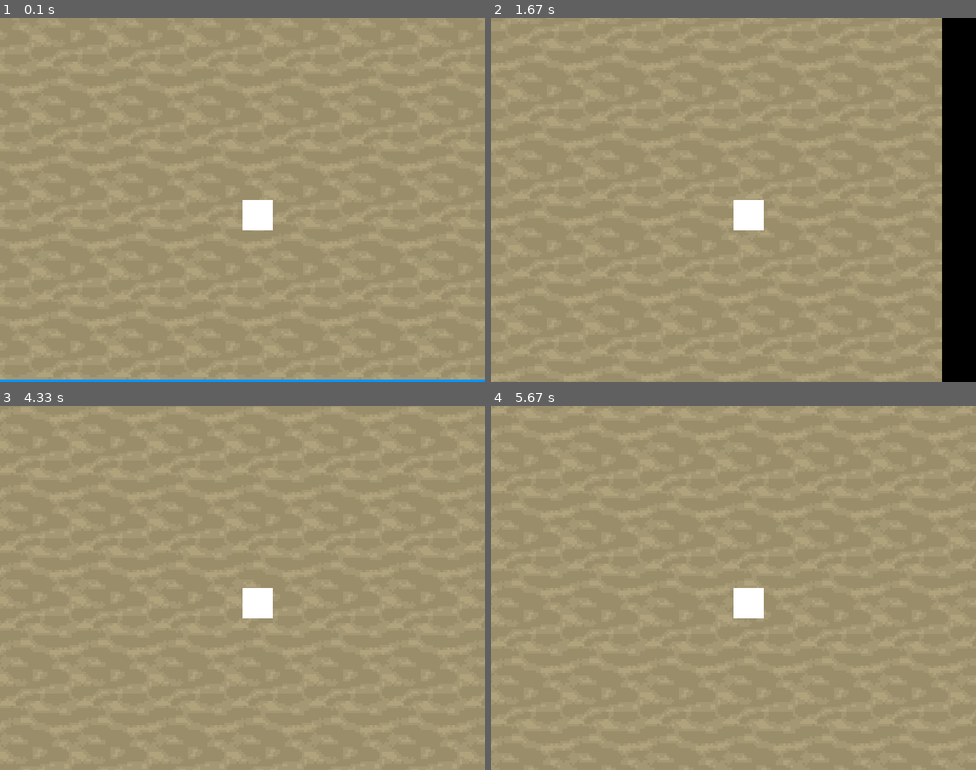
Above: before the commit, frames 1-4 (two rows, left to right).
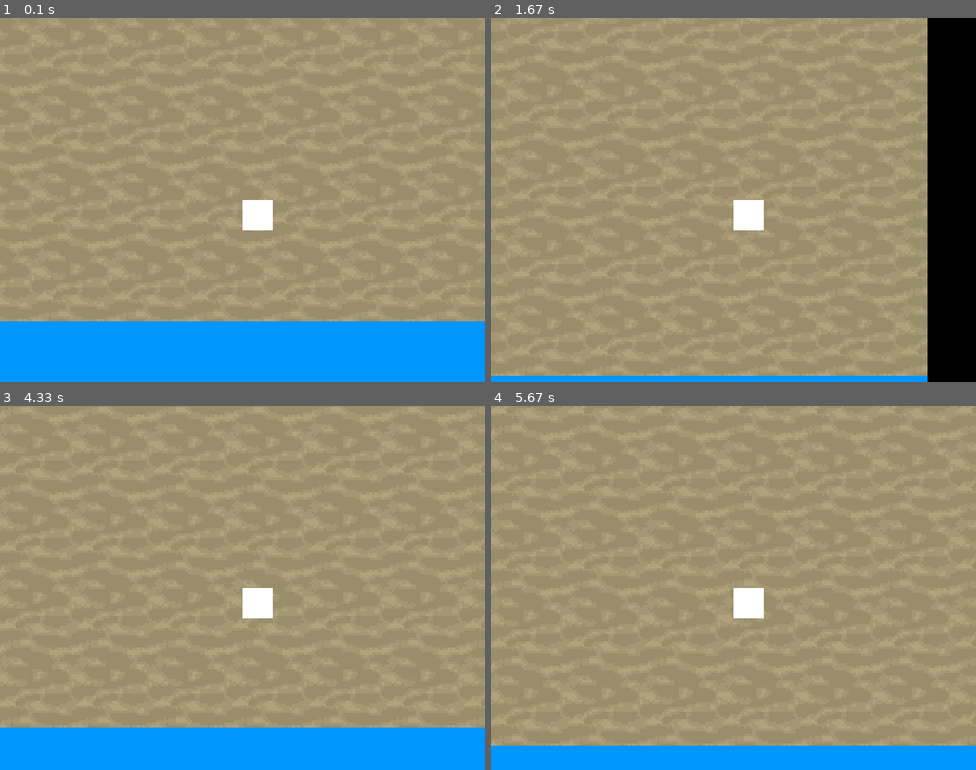
Above: after the commit, the same moments.

Repository: limboden/pygame-playground
Game: pygame game, started from 2DGame.py
The game is run twice, just before and just after one commit, with the same random seed, the same clock (stepped at 60 frames per second) and the same inputs.
Inputs:
- Up to frame 1 (0.1 s): no input
- Up to frame 2 (1.67 s): hold D 0.33-0.8 s; hold W 0.83-1.13 s; hold D 1.17-1.63 s
- Up to frame 3 (4.33 s): hold A 1.67-2.2 s; hold S 2.23-2.53 s; hold A 2.57-2.97 s; hold W 3-3.37 s; hold D 3.4-4.03 s; hold S from 4.07 s (still down)
- Up to frame 4 (5.67 s): release S at 4.43 s; hold A 4.47-4.93 s; hold D 4.97-5.43 s; hold W from 5.47 s (still down)

The runs differ from the first frame. In frame 1, 16% of the frame differs, in the area x 0-100%, y 83-100%; in frame 2, 4.5%; in frame 3, 12%; in frame 4, 6.7%.

Commit message:
Update rpg.py

Diff:
--- a/rpg.py
+++ b/rpg.py
@@ -2,6 +2,28 @@
 import sys
 import random
 from Enemy import Enemy
+import math
+
+
+class Projectile:
+    def __init__(self, x, y):
+        self.x = x
+        self.y = y
+
+projectiles = []
+
+
+
+
+
+
+
+
+
+
+
+
+
 
 pygame.init()
 WIDTH, HEIGHT = 800, 600
@@ -45,6 +67,13 @@
 ]
 
 
+total_len = 1000
+total_height = 800
+image_surface = pygame.Surface((total_len, total_height))
+
+
+
+
 
 image = pygame.image.load('sand2.jpg')
 
@@ -55,6 +84,19 @@
 new_height = int(original_height * 0.25)
 
 resized_image = pygame.transform.scale(image, (new_width, new_height))
+
+temp_x = 0
+temp_y = 0
+total_len = 1000
+total_height = 800
+while total_height > temp_y:
+    while total_len > temp_x:
+        # Blit the resized_image onto the image_surface at the current position
+        image_surface.blit(resized_image, (temp_x, temp_y))
+        temp_x += 128
+    temp_y += 128
+    temp_x = 0
+
 
 player = pygame.Rect(WIDTH / 2, HEIGHT / 2, PLAYER_SIZE, PLAYER_SIZE)
 offset_x = 0
@@ -102,20 +144,10 @@
         if(bottom_right[0] > 0 and top_left[0] < WIDTH and bottom_right[1] > 0 and top_left[1] < HEIGHT):
             pygame.draw.rect(screen, element[1], element[0])
 
-    total_len = 1000
-    total_height = 800
-    temp_x = 0
-    temp_y = 0
     image_x += offset_x
     image_y += offset_y
-    while total_height > temp_y:
-        while total_len > temp_x:
-            screen.blit(resized_image, (image_x + temp_x, image_y + temp_y))
-            temp_x += 128
-        temp_y += 128
-        temp_x = 0
+    screen.blit(image_surface, (image_x, image_y))  # Draw the image_surface onto the screen
 
-    print(enemy1.x)
 
     pygame.draw.rect(screen, (255, 255, 255), player)
 
@@ -123,5 +155,36 @@
     offset_y = 0
 
 
+        # Check for collision with the enemy
+    enemy_rect = pygame.Rect(enemy1.left, enemy1.top, enemy1.width, enemy1.height)
+    player_rect = pygame.Rect(player.left, player.top, player.width, player.height)
+    distance_to_player = math.sqrt(math.pow(enemy_rect.centerx - player_rect.centerx, 2) + math.pow(enemy_rect.centery - player_rect.centery, 2))
+
+    # If the distance between the enemy and the player is less than or equal to some threshold value,
+    # then we want to fire a projectile from the enemy towards the player.
+    threshold_distance = 100 # adjust this as needed
+    if distance_to_player <= threshold_distance:
+        projectile_speed = 5 # speed at which the projectile moves
+        angle_to_player = math.atan2(player_rect.centery - enemy_rect.centery, player_rect.centerx - enemy_rect.centerx)
+        dx = projectile_speed * math.cos(angle_to_player)
+        dy = projectile_speed * math.sin(angle_to_player)
+
+        # Create a new projectile object
+        projectile = Projectile(enemy_rect.centerx, enemy_rect.centery)
+        projectiles.append(projectile)
+
+    # Update all projectiles' positions
+    for i in range(len(projectiles)):
+        projectiles[i].x += dx
+        projectiles[i].y += dy
+
+        # Draw each projectile
+        pygame.draw.circle(screen, (255, 0, 0), (int(projectiles[i].x), int(projectiles[i].y)), 10)
+
+    # Remove any projectiles that are off-screen
+    for i in reversed(range(len(projectiles))):
+        if not screen.get_rect().collidepoint(int(projectiles[i].x), int(projectiles[i].y)):
+            del projectiles[i]
+
     pygame.display.flip()
     clock.tick(60)
